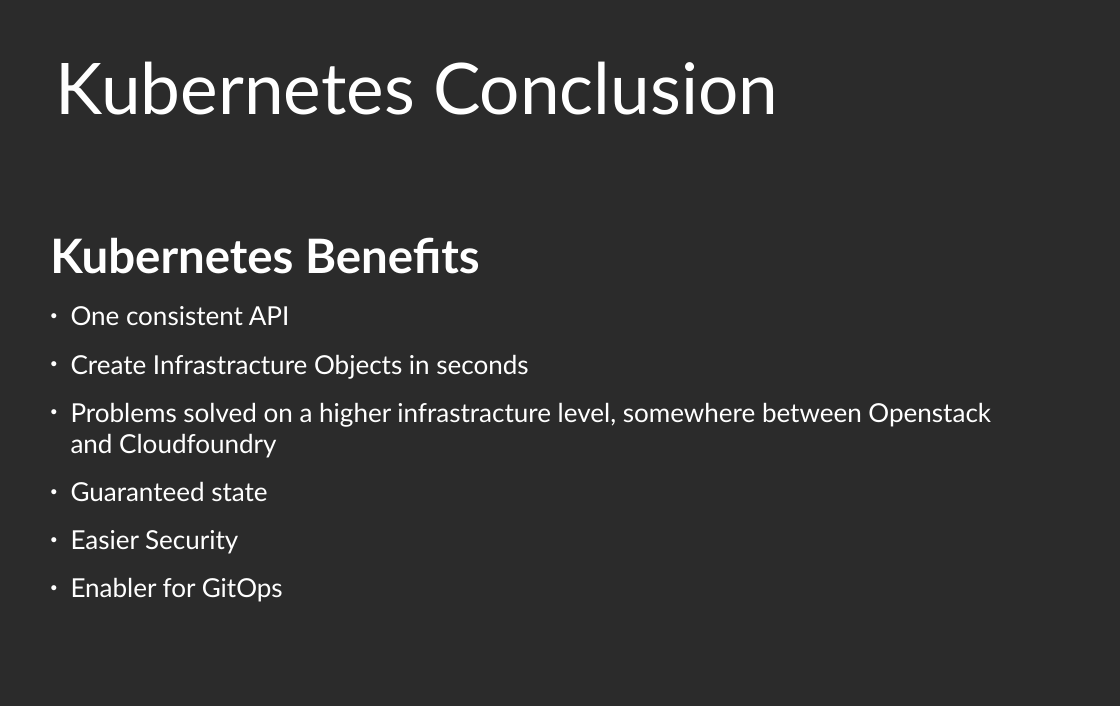
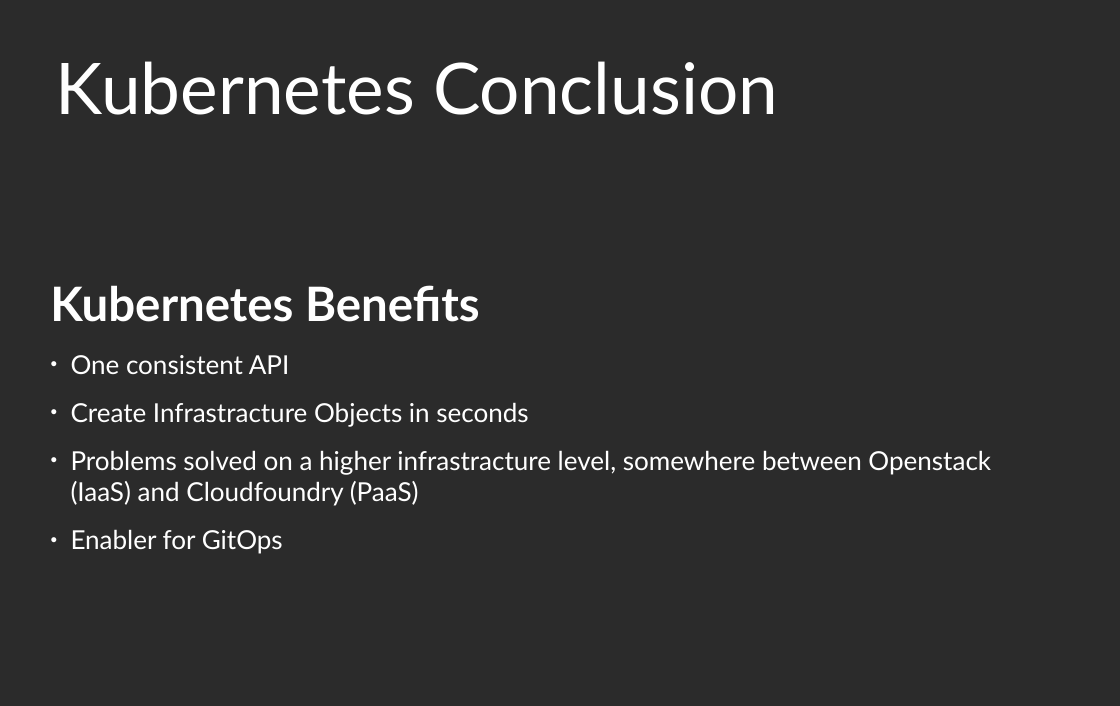
Before and after one commit to floriankammermann/kubernetes-presentation, a slide deck: slide 35 of kuberbernetes_praesentation.odp. Drawn at 1120x706 pixels with LibreOffice and Linux fonts; fonts in the diff are those of the drawing; background and template pictures are left out; a plain dark background stands for a picture behind light text. Boxes give left, top, right and bottom in pixels: in the first picture for what was removed or moved away, otherwise in the second. Text is boxed around its words. In the diff, an @@ line names an element or a change of style, - is before the commit and + after.

Commit message:
updated presentation

```diff
--- a/kuberbernetes_praesentation.odp
+++ b/kuberbernetes_praesentation.odp
@@ text at <box>71,450,991,506</box>: text changed @@
-● Problems solved on a higher infrastracture level, somewhere between Openstack and Cloudfoundry
-● Guaranteed state
-● Easier Security
+● Problems solved on a higher infrastracture level, somewhere between Openstack (IaaS) and Cloudfoundry (PaaS)
```
Also in this commit, not shown: 3 other slides changed.
